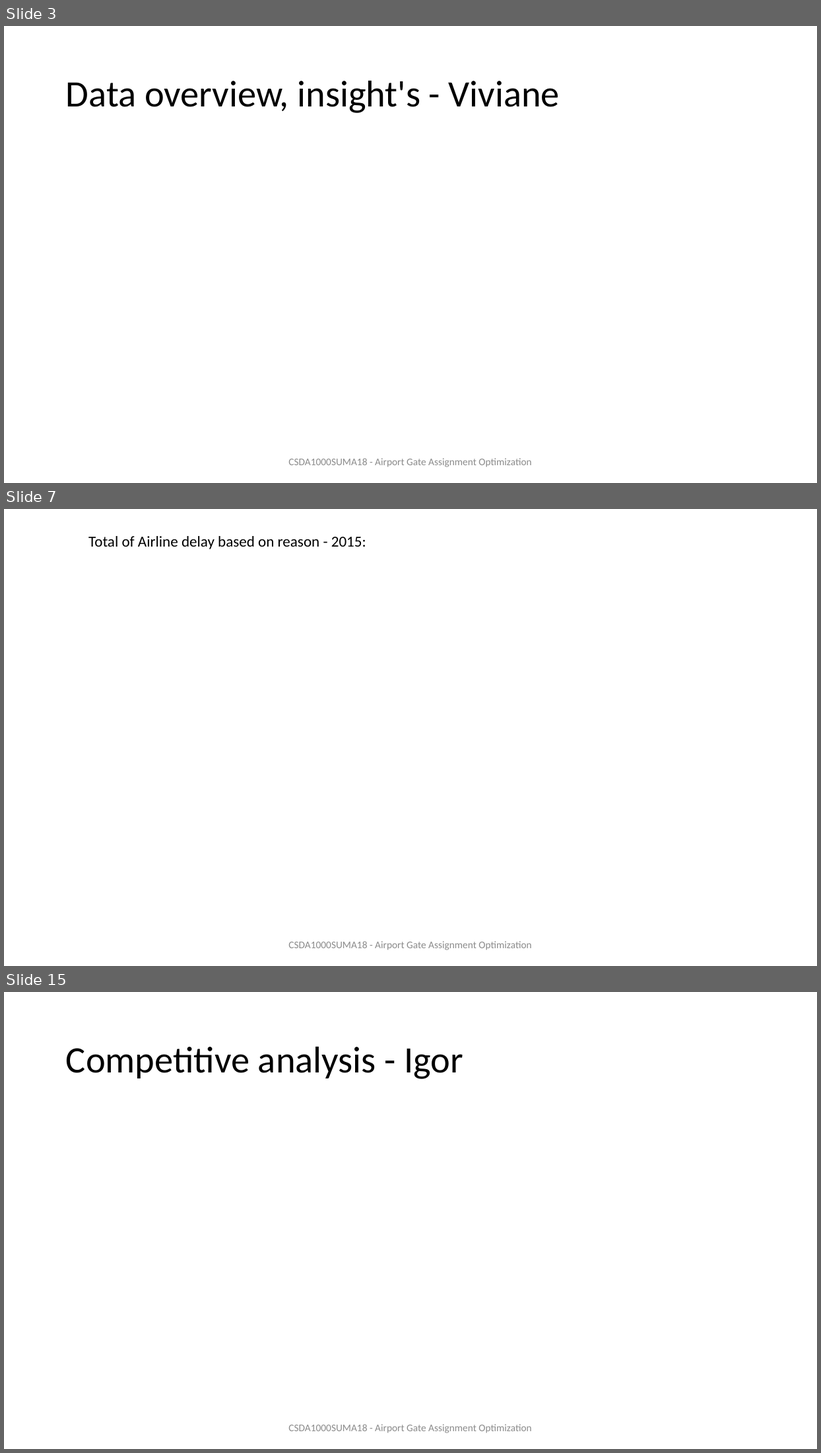
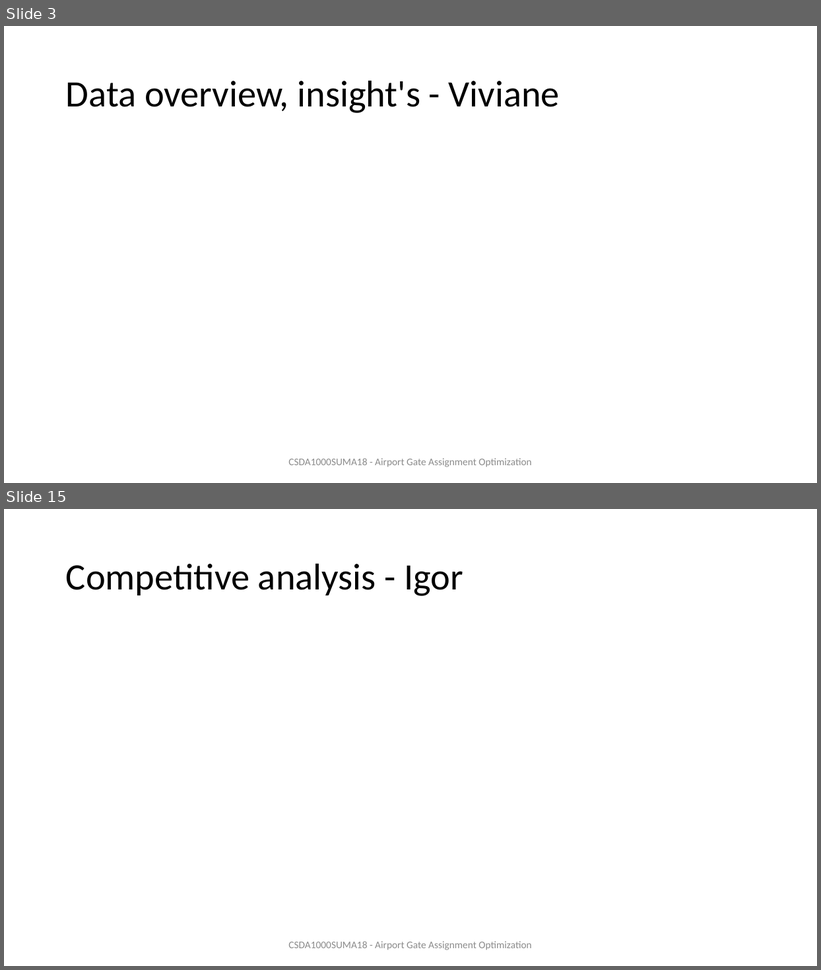
Before and after one commit to ivbsoftware/big-data-final, a slide deck: docs/slideshow/draft-Final Presentation.pptx. Shown one above the other, each under a label of ours: slides 3, 7 and 15 before the commit, slides 3 and 15 after it; the slides between them are not shown. The pictures are 821x1453 and 821x970 pixels, drawn with LibreOffice and Linux fonts; fonts in the diff are those of the drawing. Boxes give left, top, right and bottom in pixels: in the first picture for what was removed or moved away, otherwise in the second. Text is boxed around its words. In the diff, an @@ line names an element or a change of style, - is before the commit and + after.

Commit message:
updated slideshow - Diana&Kate/uploaded excel
Airlines performance analysis

```diff
--- a/docs/slideshow/draft-Final Presentation.pptx
+++ b/docs/slideshow/draft-Final Presentation.pptx
@@ slide 7 removed at (4, 509, 817, 966), background #FFFFFF @@
@@ text removed at (88, 536, 366, 549) @@
-Total of Airline delay based on reason - 2015:
@@ text removed at (288, 941, 531, 951) @@
-CSDA1000SUMA18 - Airport Gate Assignment Optimization
```
Also in this commit, not shown: 11 slides changed, 1 slide added, 1 other file.
